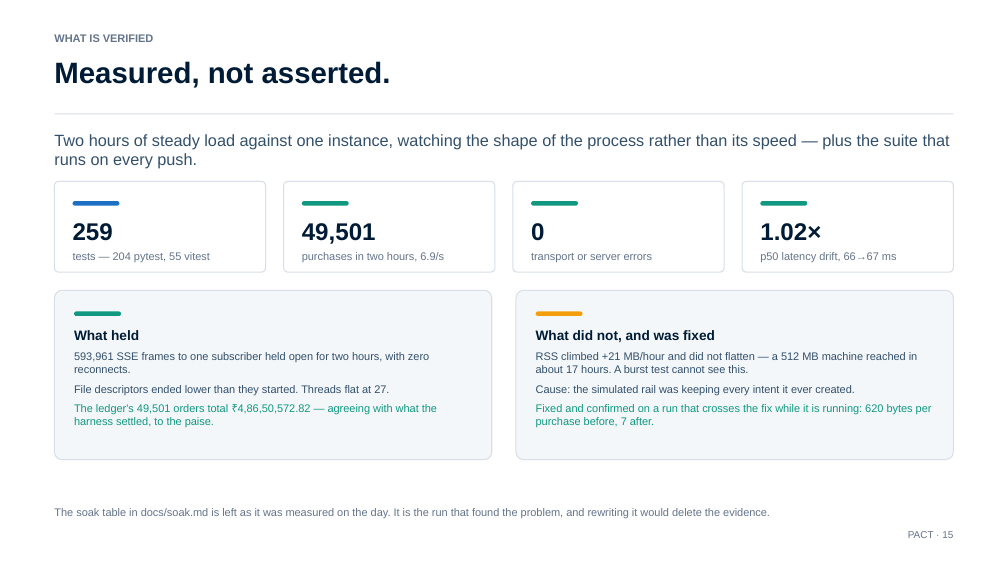
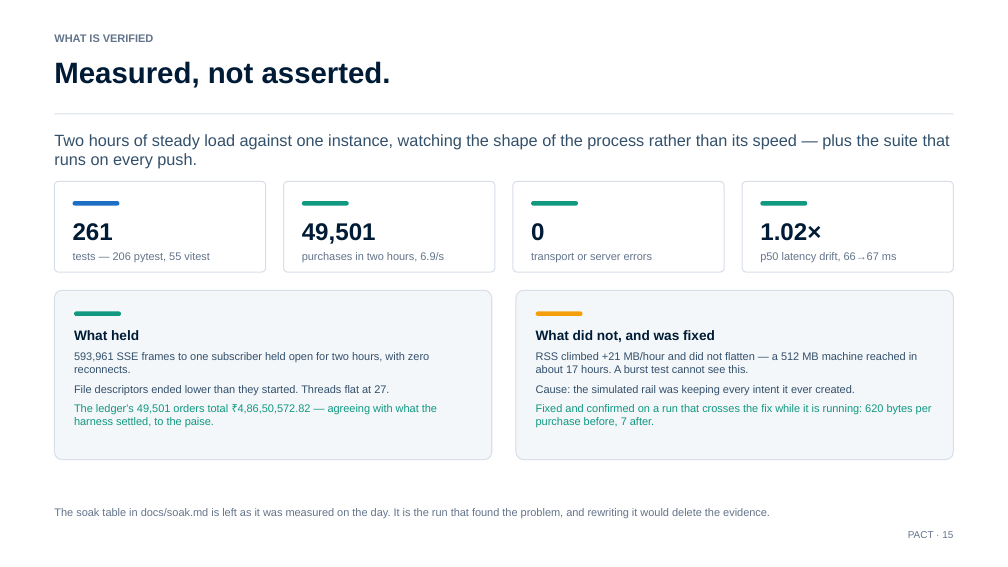
Before and after one commit to swetank18/PACT, a slide deck: slide 15 of docs/PACT-explainer.pptx. Drawn at 1008x567 pixels with LibreOffice and Linux fonts; fonts in the diff are those of the drawing. Boxes give left, top, right and bottom in pixels: in the first picture for what was removed or moved away, otherwise in the second. Text is boxed around its words. In the diff, an @@ line names an element or a change of style, - is before the commit and + after.

```diff
--- a/docs/PACT-explainer.pptx
+++ b/docs/PACT-explainer.pptx
@@ text at (73, 223, 210, 262): text changed @@
-259
-tests — 204 pytest, 55 vitest
+261
+tests — 206 pytest, 55 vitest
```
Also in this commit, not shown: 1 other slide changed, 9 other files.
